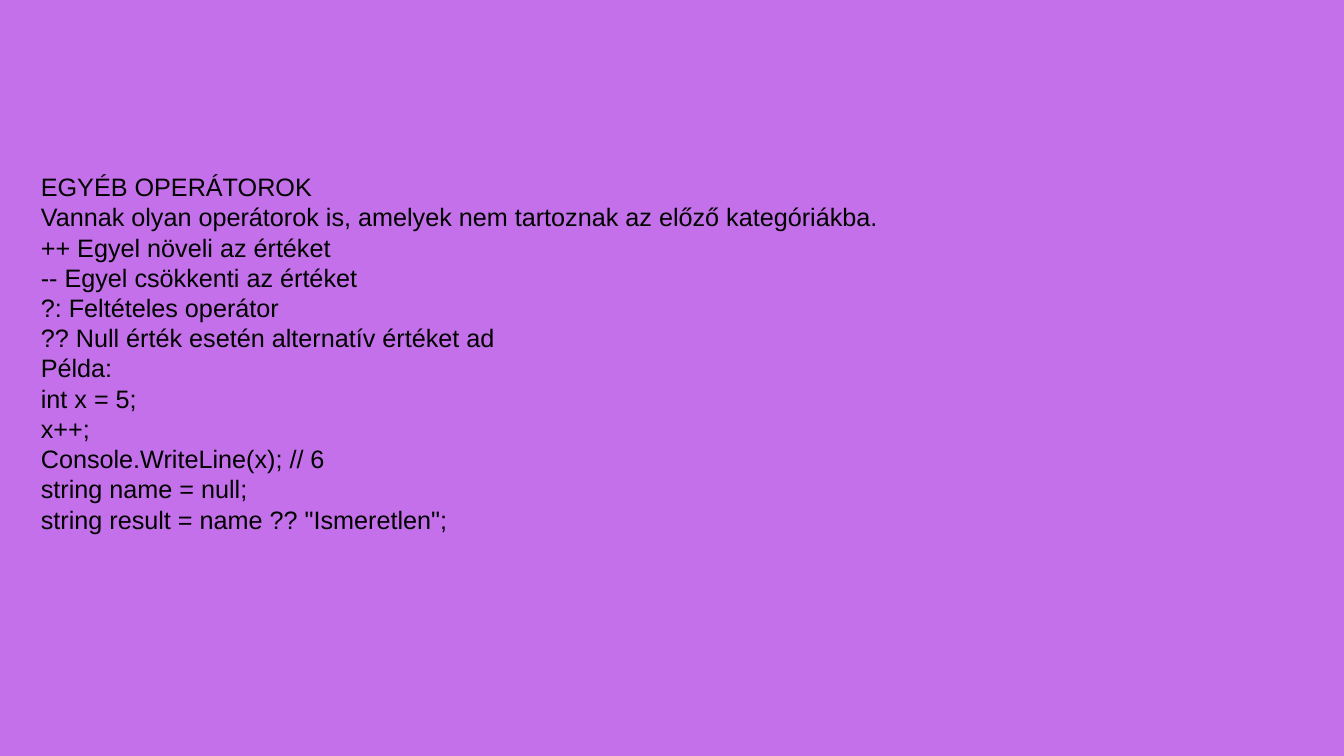
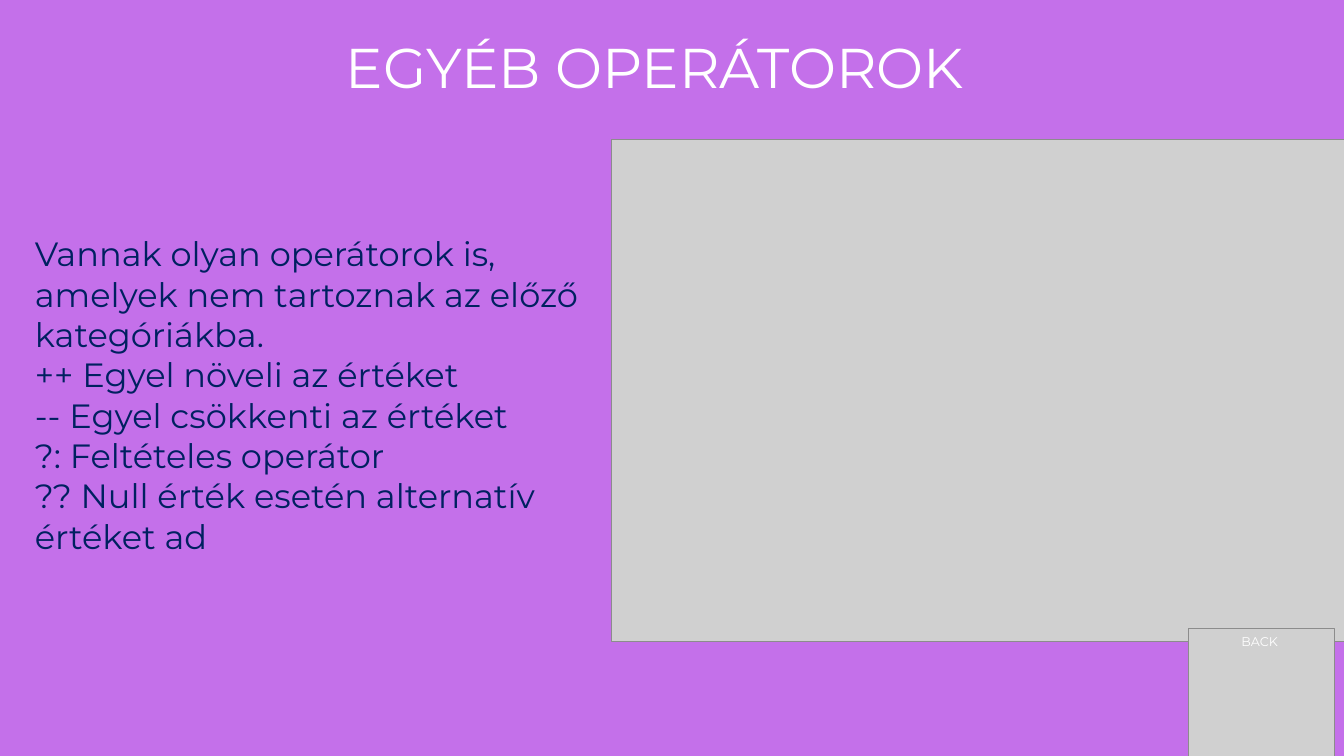
Before and after one commit to Goncol0907/Operatorok, a slide deck: slide 8 of Operátorok.pptx. Drawn at 1344x756 pixels with LibreOffice and Linux fonts; fonts in the diff are those of the drawing; grey boxes stand for pictures. Boxes give left, top, right and bottom in pixels: in the first picture for what was removed or moved away, otherwise in the second. Text is boxed around its words. In the diff, an @@ line names an element or a change of style, - is before the commit and + after.

```diff
--- a/Operátorok.pptx
+++ b/Operátorok.pptx
@@ text added at bbox=[346, 38, 963, 89], 40 pt, text #FFFFFF @@
+EGYÉB OPERÁTOROK
@@ picture added at bbox=[611, 139, 1344, 641] @@
@@ text at bbox=[41, 176, 312, 197]: paragraph removed @@
-EGYÉB OPERÁTOROK
@@ text "Vannak olyan operátorok is, amelyek ...": place and size @@
-text "Vannak olyan operátorok is, amelyek ..." at bbox=[41, 176, 877, 534]
+text "Vannak olyan operátorok is, amelyek ..." at bbox=[35, 241, 578, 549]
@@ text "Vannak olyan operátorok is, amelyek ..." at bbox=[35, 241, 578, 549]: size 18 to 24 pt, font Arial to Montserrat, text colour #000000 to #002060 @@
@@ text at bbox=[41, 358, 447, 534]: paragraphs removed @@
-Példa:
-int x = 5;
-x++;
-Console.WriteLine(x); // 6
-string name = null;
-string result = name ?? "Ismeretlen";
@@ picture added at bbox=[1190, 628, 1336, 756] @@
@@ text added at bbox=[1241, 639, 1277, 646], 9 pt, text #FFFFFF @@
+BACK
```
Also in this commit, not shown: 6 other slides changed, 1 slide added.
